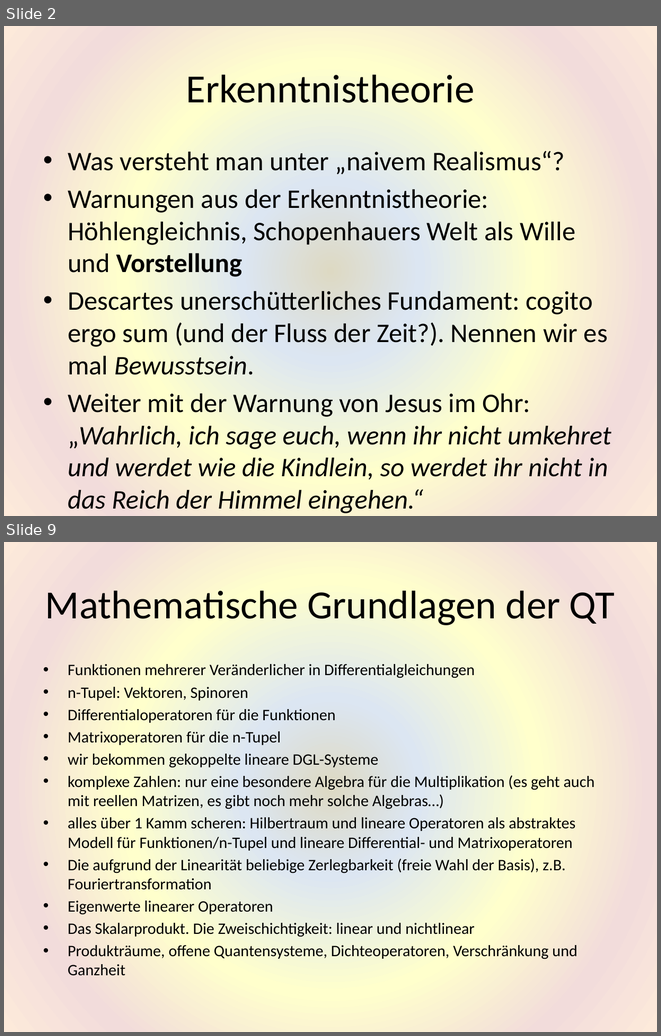
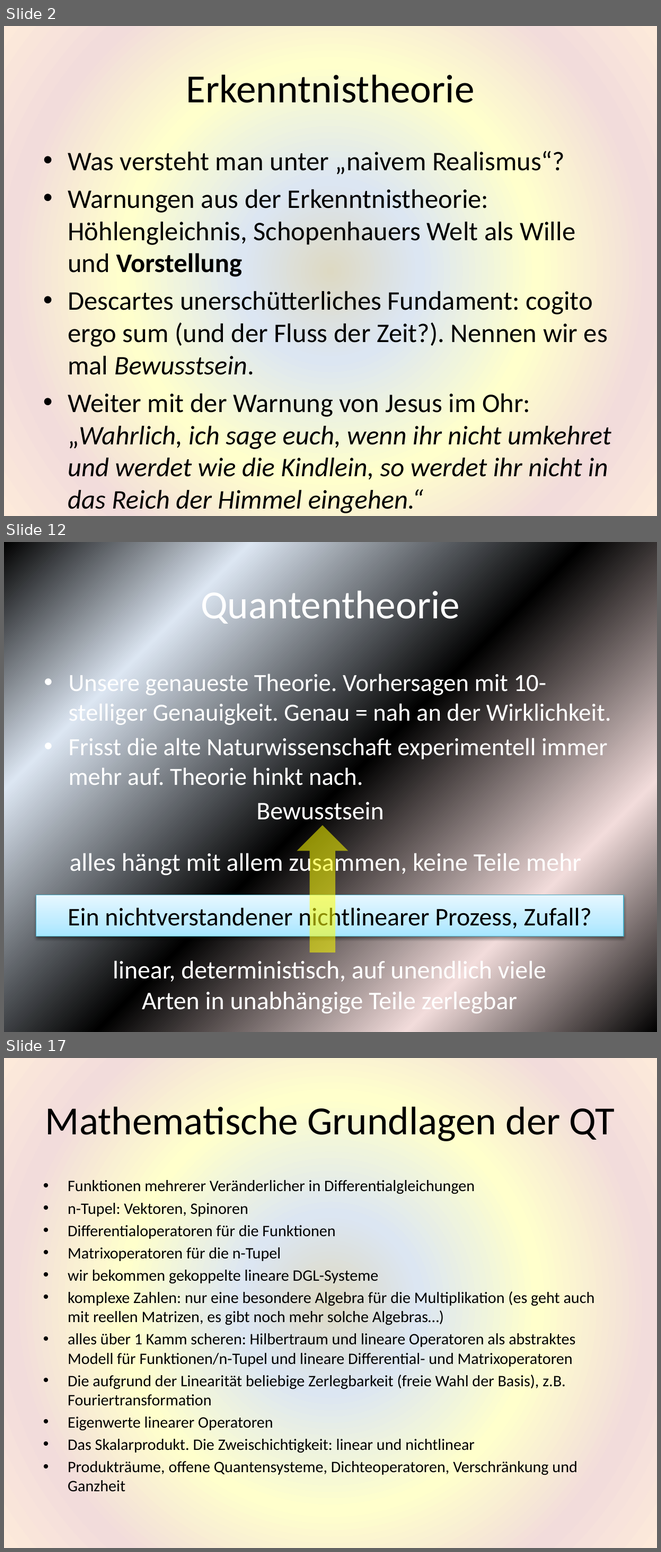
Before and after one commit to HaraldRieder/Physikalismus, a slide deck: Philosophie.pptx. Shown one above the other, each under a label of ours: slides 2 and 9 before the commit, slides 2, 12 and 17 after it; the slides between them are not shown. The pictures are 661x1036 and 661x1552 pixels, drawn with LibreOffice and Linux fonts; fonts in the diff are those of the drawing. Boxes give left, top, right and bottom in pixels: in the first picture for what was removed or moved away, otherwise in the second. Text is boxed around its words. In the diff, an @@ line names an element or a change of style, - is before the commit and + after.

```diff
--- a/Philosophie.pptx
+++ b/Philosophie.pptx
@@ slide 12 added at [4,542,657,1032], background gradient #000000 to #DCE6F2 to #F2DCDB @@
@@ title added at [201,585,459,627], 44 pt, text #FFFFFF @@
+Quantentheorie
@@ text added at [69,671,611,791], 27.2 pt, text #FFFFFF @@
+• Unsere genaueste Theorie. Vorhersagen mit 10-stelliger Genauigkeit. Genau = nah an der Wirklichkeit.
+• Frisst die alte Naturwissenschaft experimentell immer mehr auf. Theorie hinkt nach.
@@ text added at [256,802,384,820], 28 pt, text #FFFFFF @@
+Bewusstsein
@@ up arrow added at [297,824,348,952], fill #FFFF00 at 54% opacity @@
@@ text added at [70,849,581,877], 28 pt, text #FFFFFF @@
+alles hängt mit allem zusammen, keine Teile mehr
@@ rectangle added at [36,894,624,936], fill gradient #A7E6FF to #C1EDFF to #E7F8FF, outline #46AAC5 0.75 pt, 28 pt, text #000000 @@
+Ein nichtverstandener nichtlinearer Prozess, Zufall?
@@ text added at [113,957,546,1015], 28 pt, text #FFFFFF @@
+linear, deterministisch, auf unendlich viele Arten in unabhängige Teile zerlegbar
@@ what was slide 9 is now slide 17 @@
```
Also in this commit, not shown: 5 slides changed, 9 other slides added, 2 slides removed.
